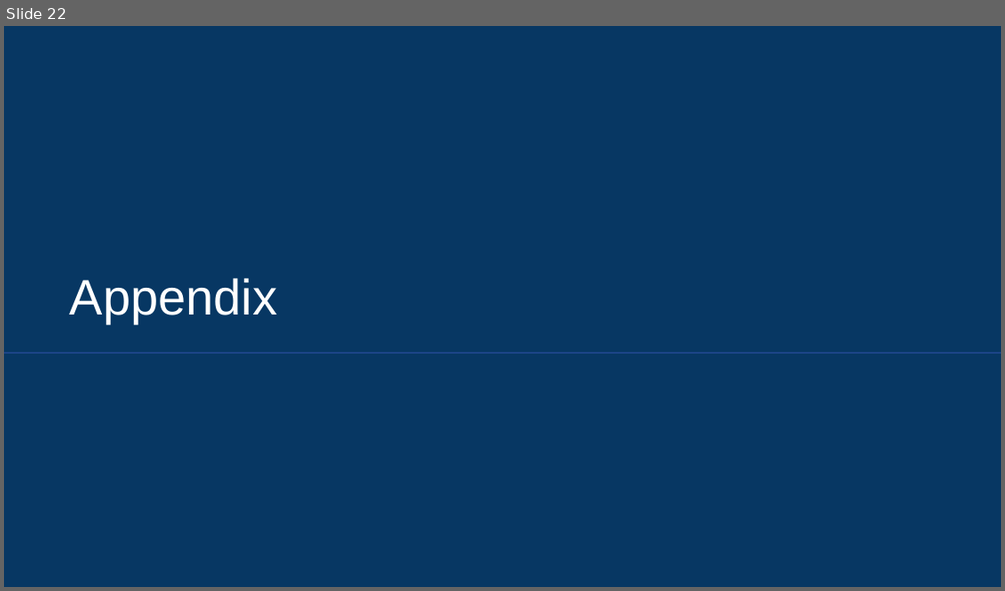
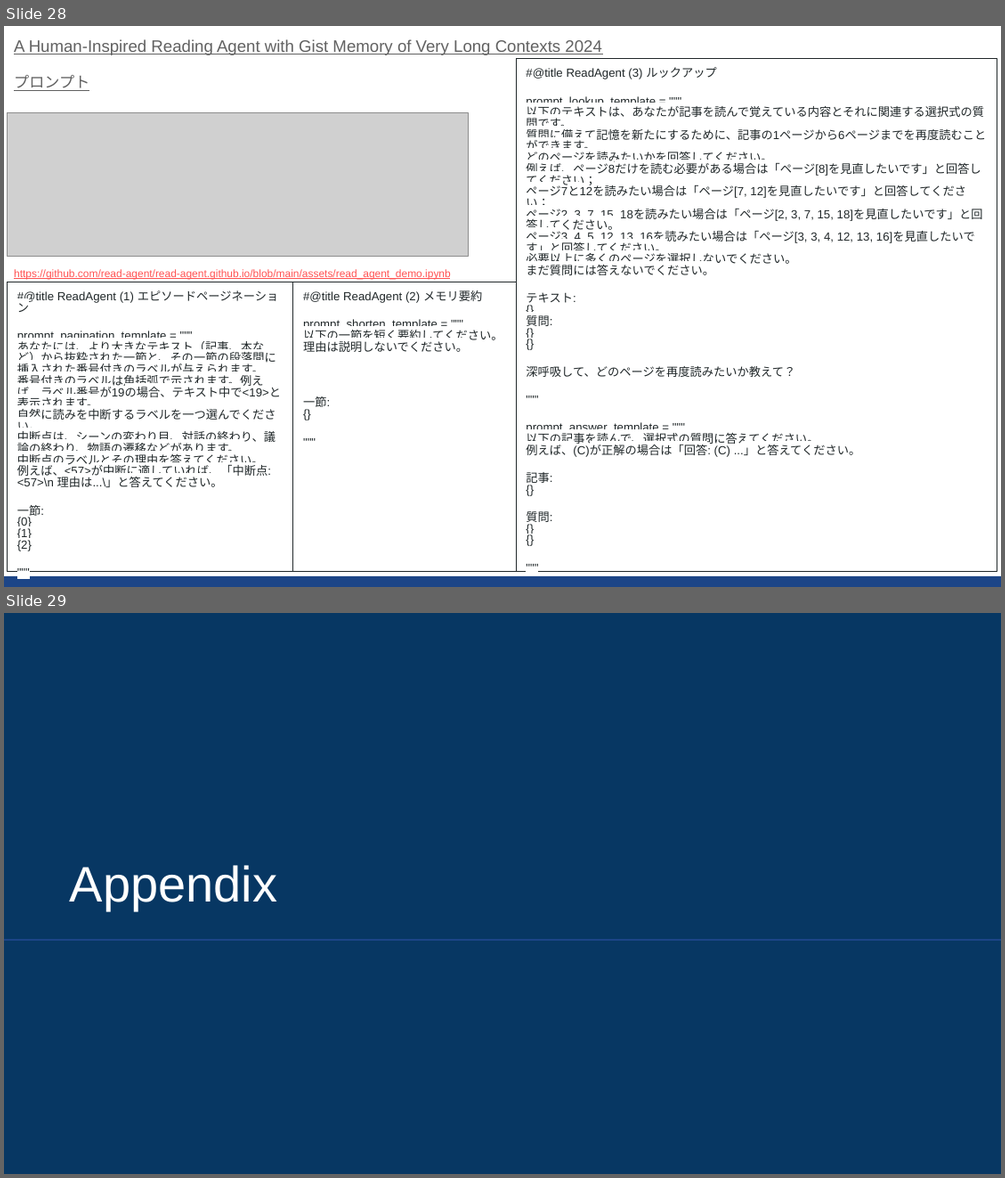
Before and after one commit to sekihan02/code_sundbox, a slide deck: 2024_LLM論文要約_5.pptx. Shown one above the other, each under a label of ours: slide 22 before the commit, slides 28 and 29 after it. The pictures are 1005x591 and 1005x1178 pixels, drawn with LibreOffice and Linux fonts; fonts in the diff are those of the drawing; grey boxes stand for pictures. Boxes give left, top, right and bottom in pixels: in the first picture for what was removed or moved away, otherwise in the second. Text is boxed around its words. In the diff, an @@ line names an element or a change of style, - is before the commit and + after.

```diff
--- a/2024_LLM論文要約_5.pptx
+++ b/2024_LLM論文要約_5.pptx
@@ slide 28 added at (4,26,1001,587), background #FFFFFF @@
@@ text added at (14,39,601,279), 7.6 pt, text #FF5252, underline @@
+A Human-Inspired Reading Agent with Gist Memory of Very Long Contexts 2024
+プロンプト
+https://github.com/read-agent/read-agent.github.io/blob/main/assets/read_agent_demo.ipynb
@@ text added at (517,59,997,572), outline #202729 0.75 pt, 8.5 pt, text #202729 @@
+#@title ReadAgent (3) ルックアップ
+prompt_lookup_template = """
+以下のテキストは、あなたが記事を読んで覚えている内容とそれに関連する選択式の質問です。
+質問に備えて記憶を新たにするために、記事の1ページから6ページまでを再度読むことができます。
+どのページを読みたいかを回答してください。
+例えば、ページ8だけを読む必要がある場合は「ページ[8]を見直したいです」と回答してください；
+ページ7と12を読みたい場合は「ページ[7, 12]を見直したいです」と回答してください；
+ページ2, 3, 7, 15, 18を読みたい場合は「ページ[2, 3, 7, 15, 18]を見直したいです」と回答してください。
+ページ3, 4, 5, 12, 13, 16を読みたい場合は「ページ[3, 3, 4, 12, 13, 16]を見直したいです」と回答してください。
+必要以上に多くのページを選択しないでください。
+まだ質問には答えないでください。
+テキスト:
+{}
+質問:
+{}
+{}
+深呼吸して、どのページを再度読みたいか教えて？
+"""
+prompt_answer_template = """
+以下の記事を読んで、選択式の質問に答えてください。
+例えば、(C)が正解の場合は「回答: (C) ...」と答えてください。
+記事:
+{}
+質問:
+{}
+{}
+"""
@@ picture added at (7,112,468,256) @@
@@ text added at (7,281,293,572), outline #202729 0.75 pt, 8.5 pt, text #202729 @@
+#@title ReadAgent (1) エピソードページネーション
+prompt_pagination_template = """
+あなたには、より大きなテキスト（記事、本など）から抜粋された一節と、その一節の段落間に挿入された番号付きのラベルが与えられます。
+番号付きのラベルは角括弧で示されます。例えば、ラベル番号が19の場合、テキスト中で<19>と表示されます。
+自然に読みを中断するラベルを一つ選んでください。
+中断点は、シーンの変わり目、対話の終わり、議論の終わり、物語の遷移などがあります。
+中断点のラベルとその理由を答えてください。
+例えば、<57>が中断に適していれば、「中断点: <57>\n 理由は...\」と答えてください。
+一節:
+{0}
+{1}
+{2}
+"""
@@ text added at (293,281,517,572), outline #202729 0.75 pt, 8.5 pt, text #202729 @@
+#@title ReadAgent (2) メモリ要約
+prompt_shorten_template = """
+以下の一節を短く要約してください。
+理由は説明しないでください。
+一節:
+{}
+"""
@@ rectangle added at (4,576,1001,587), fill #1C4587 @@
@@ what was slide 22 is now slide 29 @@
```
Also in this commit, not shown: 3 slides changed, 6 other slides added, 1 other file.
